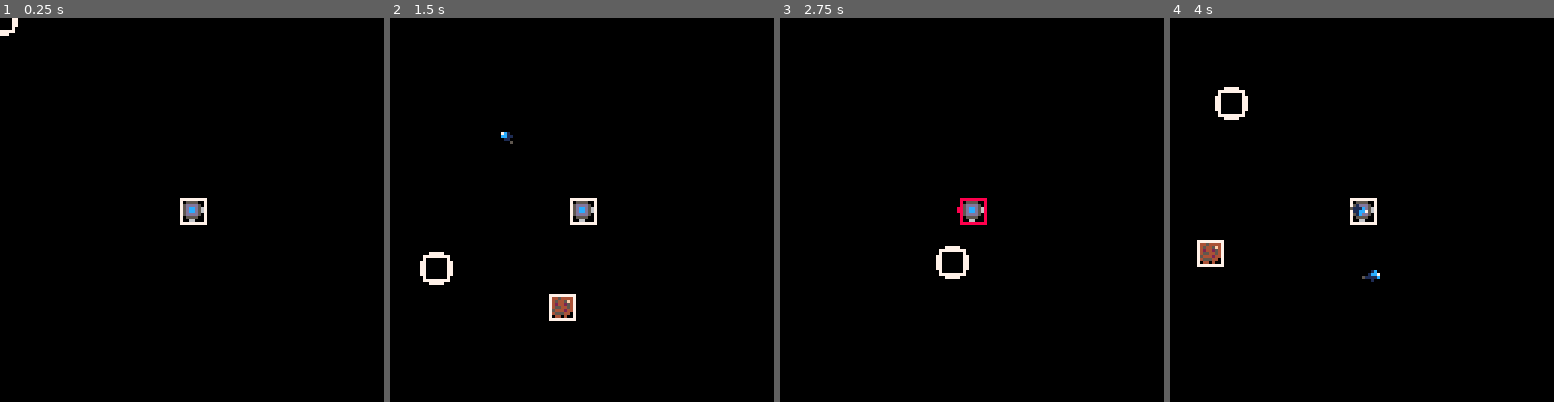
Above: before the commit, frames 1-4 (left to right).
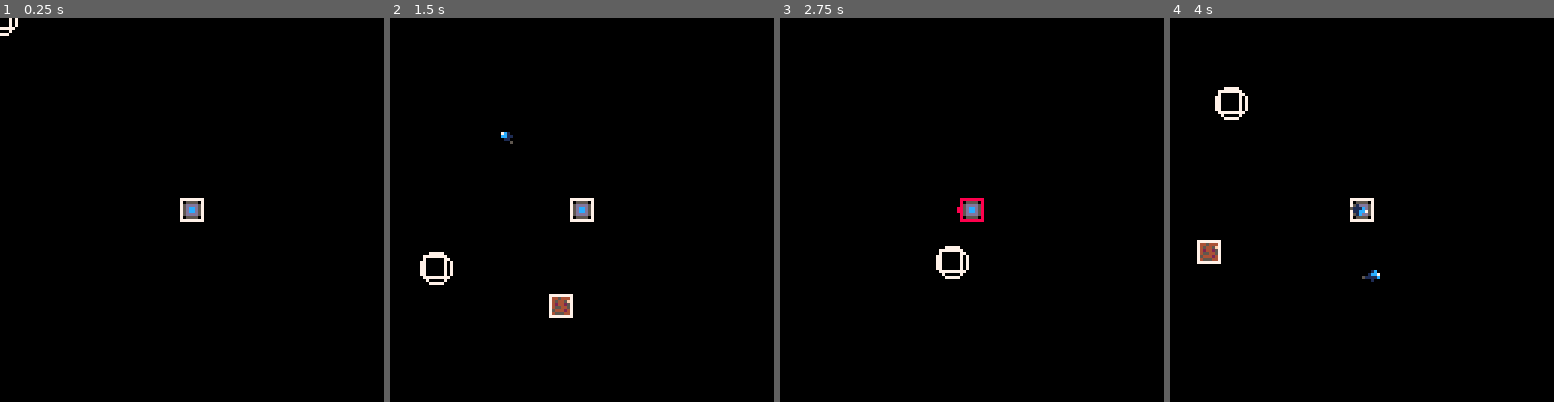
Above: after the commit, the same moments.

Repository: cbhrocks/pico-8-carts
Game: PICO-8 cartridge polarity/polarity.p8
The game is run twice, just before and just after one commit, with the same random seed, the same clock (stepped at 60 frames per second) and the same inputs.
Inputs (mouse positions are in pixels of both pictures, inside the frame that each line leads up to):
- Up to frame 1 (0.25 s): no input
- Up to frame 2 (1.5 s): tap X (X key) at 0.33, 1.07 s; click (670, 121) at 0.67 s; tap O (Z key) at 0.7 s; click (436, 267) at 1.22 s
- Up to frame 3 (2.75 s): hold Right 1.6-2.1 s; tap O (Z key) at 1.7, 2.1, 2.5 s; click (887, 114) at 1.77 s; tap X (X key) at 1.85 s; hold Up 2.15-2.42 s; click (952, 259) at 2.32 s; hold Right from 2.47 s (still down)
- Up to frame 4 (4 s): click (1404, 106) at 2.87 s; tap O (Z key) at 2.9, 3.3, 3.7 s; tap X (X key) at 2.97 s; release Right at 3.03 s; hold Left 3.08-3.58 s; click (1465, 256) at 3.42 s; hold Down 3.63-3.97 s; click (1231, 102) at 3.97 s

The runs differ from the first frame. In frame 1, 0.3% of the frame differs, in the area x 0-54%, y 0-54%; in frame 2, 0.5%, in the area x 8-54%, y 46-79%; in frame 3, 0.3%; in frame 4, 0.5%.

Commit message:
tightened up hit box

Diff:
--- a/polarity/entity.lua
+++ b/polarity/entity.lua
@@ -1,7 +1,7 @@
 
 
 entity = {
-    e_type = 'player',
+    type = 'player',
     -- sprite id, width, height
     s_id=nil,
     w=1,
@@ -74,8 +74,8 @@
 function entity:get_hit_points()
     return {
         {self.x-self.hw, self.y-self.hh}, --top left
-        {self.x-self.hw, self.y+self.hh}, --bottom left
-        {self.x+self.hw, self.y+self.hh}, --bottom right
-        {self.x+self.hw, self.y-self.hh}, --top right
+        {self.x-self.hw, self.y+self.hh-1}, --bottom left
+        {self.x+self.hw-1, self.y+self.hh-1}, --bottom right
+        {self.x+self.hw-1, self.y-self.hh}, --top right
     }
 end
--- a/polarity/main.lua
+++ b/polarity/main.lua
@@ -17,10 +17,10 @@
     end
     -- ArrayRemove(state.entities, function(t, i, j)
     --     local v = t[i]
-    --     if v.e_type == 'enemy' then
+    --     if v.type == 'enemy' then
     --         --print('checking enemy', state.camera.x, state.camera.y)
     --         for i, v2 in pairs(state.entities) do
-    --             if v2.e_type == 'player' and colliding(v, v2) then
+    --             if v2.type == 'player' and colliding(v, v2) then
     --                 print('colliding', state.camera.x, state.camera.y)
     --             end
     --         end
@@ -30,9 +30,9 @@
 end
 
 function _update()
+    local update_time = time()
     local mouse_x = stat(32)
     local mouse_y = stat(33)
-
 
 	state.player:control(btn(0), btn(1), btn(2), btn(3))
 
@@ -42,17 +42,26 @@
 
     ArrayRemove(state.projectiles, function(t, i, j)
         local v = t[i]
-        v:update(time() - state.last)
-        local hit_player = colliding(v, state.player)
+        v:update(update_time - state.last)
+
+        -- check if enemy hit by player bullet
+        for i,e in pairs(state.entities) do
+            if e.type == 'enemy' and v.type == 'player' and colliding(v,e) then
+                e.dead = true
+                return false
+            end
+        end
         return v.dead ~= true
     end)
 
     ArrayRemove(state.entities, function(t, i, j)
         local v = t[i]
-        v:update(time() - state.last)
-        if v.e_type == 'enemy' then
+        if (v.dead) return false
+        v:update(update_time - state.last)
+        -- check if enemy is colliding with player
+        if v.type == 'enemy' then
             for i, v2 in pairs(state.entities) do
-                if v2.e_type == 'player' and colliding(v, v2) then
+                if v2.type == 'player' and colliding(v, v2) then
                     return false
                 end
             end
@@ -65,19 +74,21 @@
     -- move mouse
     state.mouse:move(mouse_x + state.camera.x, mouse_y + state.camera.y)
 
-    if (flr(time()) == state.next_m) then
+    if (flr(update_time) == state.next_m) then
         spawn_meteor(state.player)
         state.next_m += state.meteor_interval
     end
 
-    state.last = time()
+    state.last = update_time
 end
 
 function restart()
     cls()
     local mouse_x = stat(32)
     local mouse_y = stat(33)
-    local mouse = entity:new()
+    local mouse = entity:new({
+        type='other'
+    })
     local player = ship:new({
         g = gun:new({
             projectile={
@@ -119,7 +130,7 @@
     local vx = cos(dirAng)
     local vy = sin(dirAng)
     local meteor = meteor:new({
-        e_type='enemy',
+        type='enemy',
         x = x,
         y = y,
         vx = vx,
--- a/polarity/polarity.p8
+++ b/polarity/polarity.p8
@@ -9,6 +9,7 @@
 #include gun.lua
 #include utils/array.lua
 #include utils/collision.lua
+#include utils/dump.lua
 #include utils/queue.lua
 #include utils/transforms.lua
 
@@ -26,3 +27,12 @@
 00011c00000000000000000000000000000000000000000000000000000000000000000000000000000000000000000000000000000000000000000000000000
 0511cc70000000000000000000000000000000000000000000000000000000000000000000000000000000000000000000000000000000000000000000000000
 00011c00000000000000000000000000000000000000000000000000000000000000000000000000000000000000000000000000000000000000000000000000
+__gff__
+0102000000000000000000000000000000000000000000000000000000000000000000000000000000000000000000000000000000000000000000000000000000000000000000000000000000000000000000000000000000000000000000000000000000000000000000000000000000000000000000000000000000000000
+0000000000000000000000000000000000000000000000000000000000000000000000000000000000000000000000000000000000000000000000000000000000000000000000000000000000000000000000000000000000000000000000000000000000000000000000000000000000000000000000000000000000000000
+…(6 lines of a section not shown)…
Not shown, changed: the music (__music__) section of polarity/polarity.p8
Not shown, changed: the sound effects (__sfx__) section of polarity/polarity.p8
